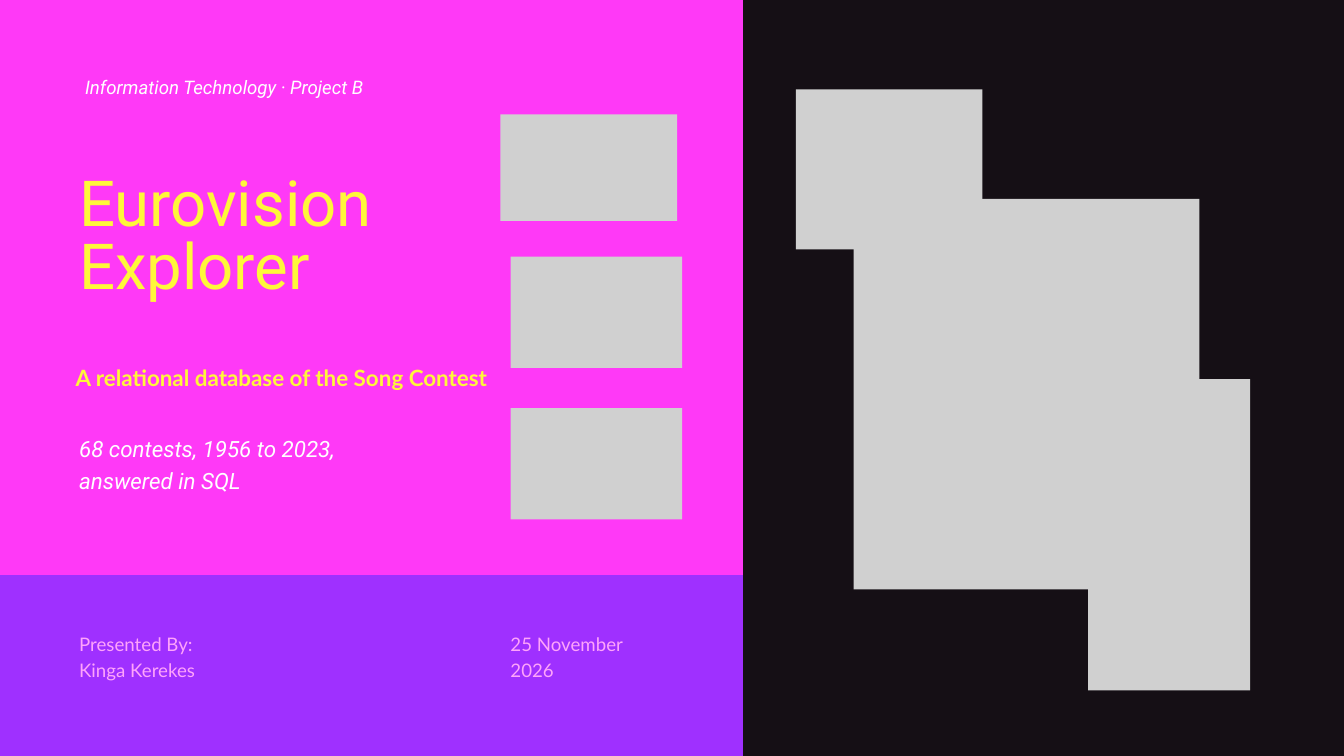
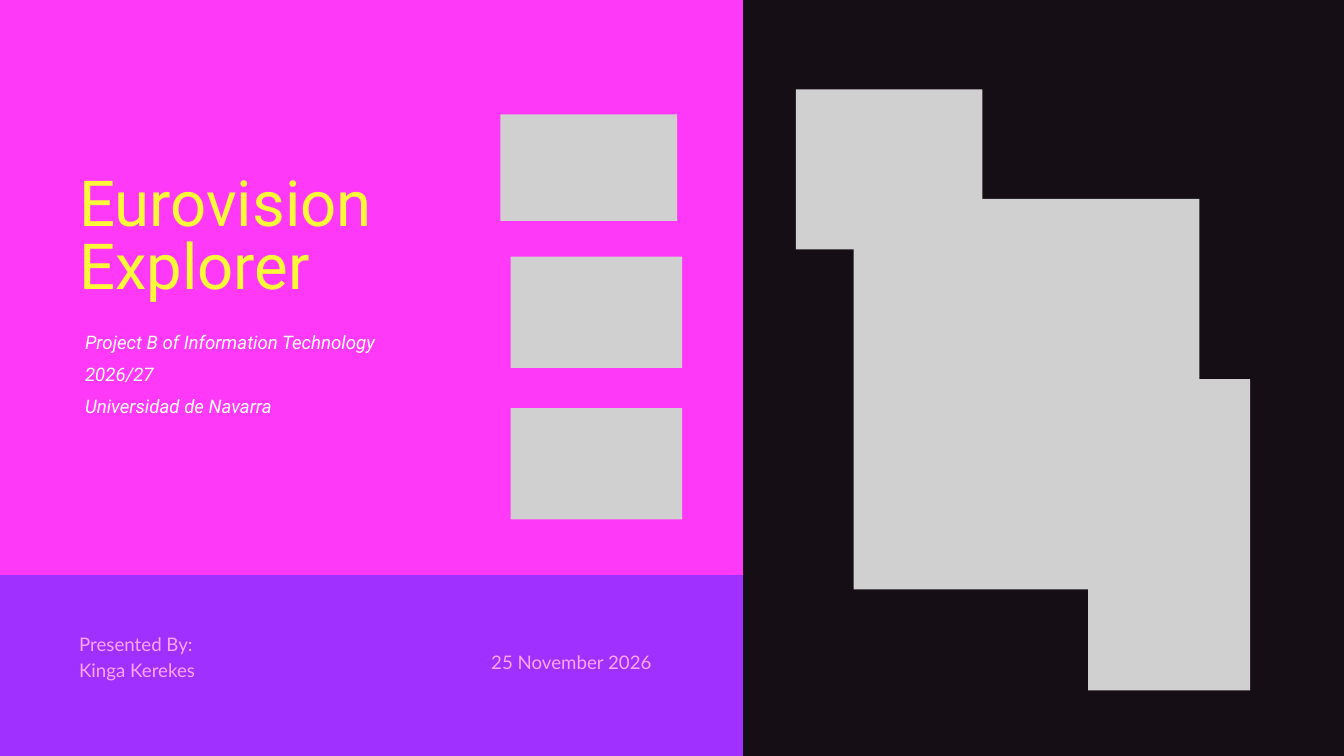
Before and after one commit to kkerekes-2005/Information_Technology_Project_Eurovision, a slide deck: slide 1 of docs/eurovision-presentation.pptx. Drawn at 1344x756 pixels with LibreOffice and Linux fonts; fonts in the diff are those of the drawing; grey boxes stand for pictures. Boxes give left, top, right and bottom in pixels: in the first picture for what was removed or moved away, otherwise in the second. Text is boxed around its words. In the diff, an @@ line names an element or a change of style, - is before the commit and + after.

```diff
--- a/docs/eurovision-presentation.pptx
+++ b/docs/eurovision-presentation.pptx
@@ text at box(85, 335, 375, 413): text changed @@
-Information Technology · Project B
+Project B of Information Technology
+2026/27
+Universidad de Navarra
@@ text removed at box(76, 369, 487, 390) @@
-A relational database of the Song Contest
@@ text removed at box(79, 441, 335, 492) @@
-68 contests, 1956 to 2023, answered in SQL
@@ text at box(491, 655, 651, 669): text changed @@
-25 November
-2026
+25 November 2026
```
Also in this commit, not shown: 8 other slides changed, 3 slides added, 4 slides removed, 38 other files.
